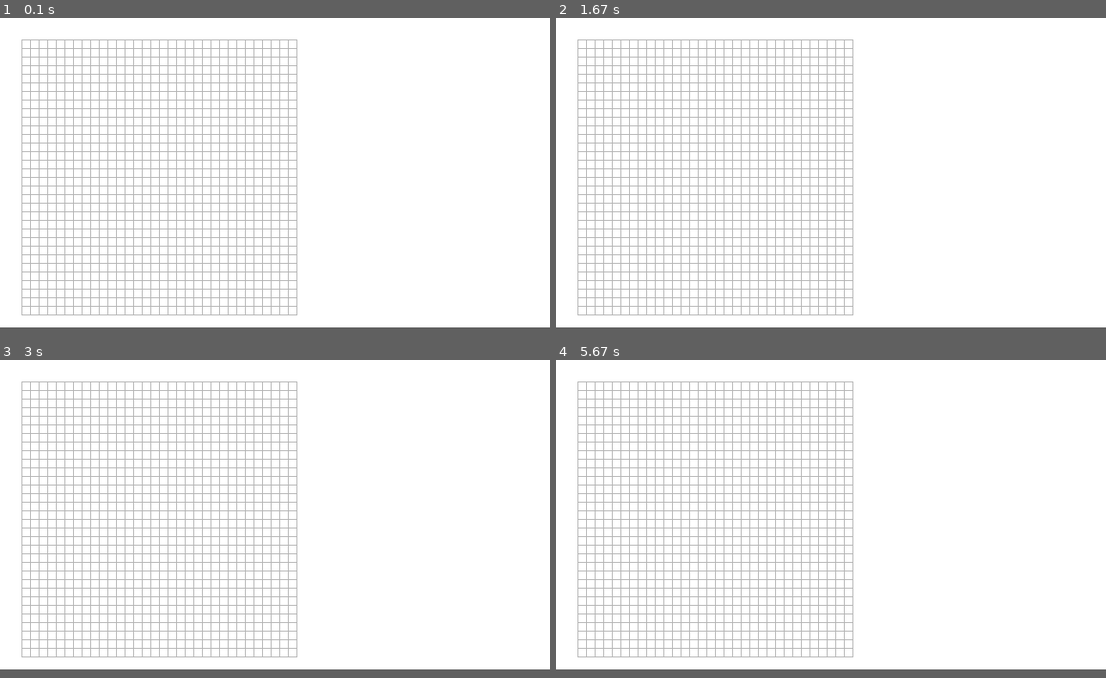
Above: before the commit, frames 1-4 (two rows, left to right).
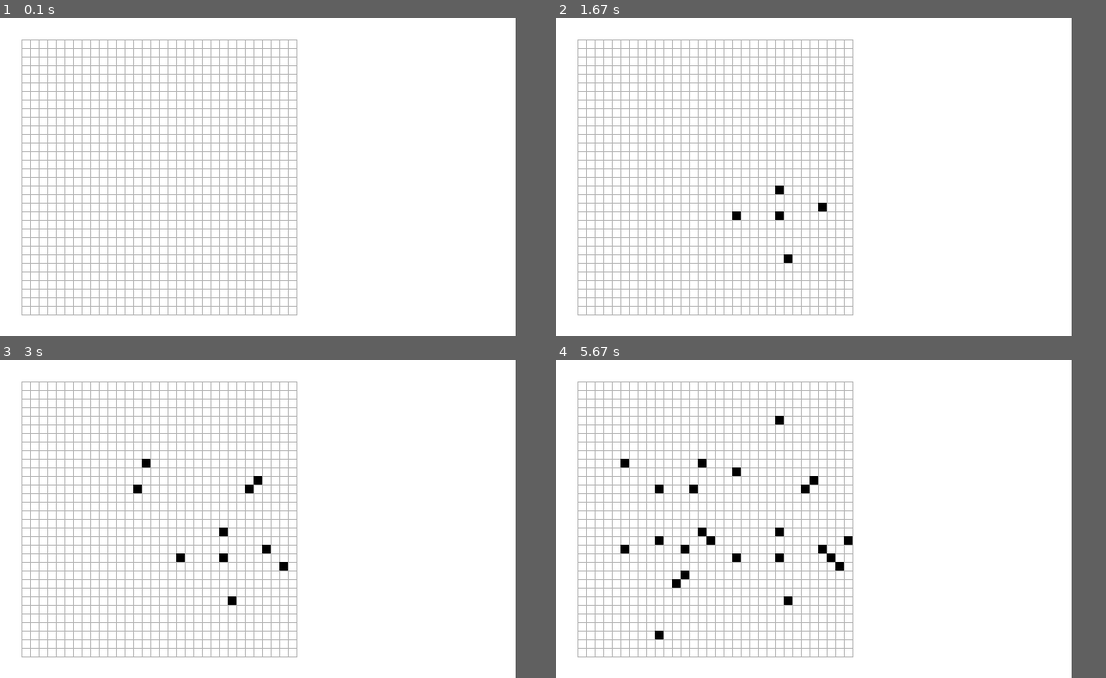
Above: after the commit, the same moments.

Repository: DomJob/Character-Recognition
Game: pygame game, started from Outils/__main__.py
Same seed, same stepped clock (60 frames per second), same inputs: the game is played once before the commit and once after it.
Inputs (mouse positions are in pixels of both pictures, inside the frame that each line leads up to):
- Up to frame 1 (0.1 s): no input
- Up to frame 2 (1.67 s): press the mouse at (688, 180) at 0.37 s; move the mouse to (776, 211) at 0.47 s; release the mouse at (864, 246) at 0.6 s; press the mouse at (688, 180) at 0.7 s; move the mouse to (781, 192) at 0.8 s; release the mouse at (875, 205) at 0.93 s; press the mouse at (688, 180) at 1.03 s; move the mouse to (737, 218) at 1.13 s; release the mouse at (787, 259) at 1.27 s; press the mouse at (688, 180) at 1.37 s; move the mouse to (820, 202) at 1.47 s; release the mouse at (946, 227) at 1.6 s
- Up to frame 3 (3 s): press the mouse at (132, 522) at 1.7 s; move the mouse to (286, 563) at 1.8 s; release the mouse at (434, 601) at 1.93 s; press the mouse at (132, 522) at 2.03 s; move the mouse to (247, 493) at 2.13 s; release the mouse at (368, 461) at 2.27 s; press the mouse at (132, 522) at 2.37 s; move the mouse to (253, 480) at 2.47 s; release the mouse at (374, 439) at 2.6 s; press the mouse at (132, 522) at 2.7 s; move the mouse to (137, 493) at 2.8 s; release the mouse at (143, 461) at 2.93 s
- Up to frame 4 (5.67 s): press the mouse at (688, 522) at 3.03 s; move the mouse to (671, 579) at 3.13 s; release the mouse at (655, 636) at 3.27 s; press the mouse at (688, 522) at 3.37 s; move the mouse to (699, 531) at 3.47 s; release the mouse at (710, 544) at 3.6 s; press the mouse at (688, 522) at 3.7 s; move the mouse to (831, 557) at 3.8 s; release the mouse at (974, 595) at 3.93 s; press the mouse at (688, 522) at 4.03 s; move the mouse to (737, 471) at 4.13 s; release the mouse at (781, 423) at 4.27 s; press the mouse at (688, 522) at 4.37 s; move the mouse to (688, 547) at 4.47 s; release the mouse at (688, 569) at 4.6 s; press the mouse at (688, 522) at 4.7 s; move the mouse to (655, 493) at 4.8 s; release the mouse at (622, 461) at 4.93 s; press the mouse at (688, 522) at 5.03 s; move the mouse to (847, 538) at 5.13 s; release the mouse at (1001, 557) at 5.27 s; press the mouse at (688, 522) at 5.37 s; move the mouse to (655, 534) at 5.47 s; release the mouse at (627, 550) at 5.6 s
The window is 640x360 before the commit and 600x370 after it. Grey fills any space a smaller window leaves; there, only what the larger window draws over its background counts as a difference.

The runs differ from the first frame. In frame 1, only the window size differs. In frame 2, 0.2% of the frame differs, in the area x 32-50%, y 52-78%; in frame 3, 0.4%; in frame 4, 1.0%, in the area x 11-54%, y 17-88%.

Commit message:
Implémentation du click and drag qui dessine

Diff:
--- a/Outils/interface/grid.py
+++ b/Outils/interface/grid.py
@@ -24,6 +24,23 @@
                 row.append(0)
 
             self.grid.append(row)
+
+    def getState(self):
+        pass
+
+    def mouseDragged(self, x, y):
+        if x<self.position[0] or x>=self.position[0]+self.PIXEL_SIZE*self.WIDTH:
+            return
+        if y<self.position[1] or y>=self.position[1]+self.PIXEL_SIZE*self.HEIGHT:
+            return
+
+        x -= self.position[0]
+        y -= self.position[1]
+
+        gridX = x // self.PIXEL_SIZE
+        gridY = y // self.PIXEL_SIZE
+
+        self.fillPixel(gridX, gridY)
 
     def fillPixel(self, x, y):
         self.grid[y][x] = 1
--- a/Outils/interface/surface.py
+++ b/Outils/interface/surface.py
@@ -4,31 +4,39 @@
 
 class Surface:
     GRID_MARGIN = 25
-    SCREEN_SIZE = (640, 360)
+    SCREEN_SIZE = (600, 370)
     WINDOW_TITLE = "Détecteur de caractère - LesDominics"
 
     def __init__(self):
-        #icon = pygame.Surface((1, 1))
-        #icon.set_alpha(0)
-        #pygame.display.set_icon(icon)
+        self.mouseDown = False
+
+        # Icon
+        icon = pygame.Surface((1, 1))
+        icon.set_alpha(0)
+        pygame.display.set_icon(icon)
 
         pygame.display.set_caption(self.WINDOW_TITLE)
         self.surface = pygame.display.set_mode(self.SCREEN_SIZE)
 
         self.grid = Grid((self.GRID_MARGIN, self.GRID_MARGIN), self.surface)
 
+
     def getInput(self):
         for event in pygame.event.get():
             if event.type == QUIT:
                 sys.exit()
-            """if event.type == pygame.MOUSEBUTTONDOWN:
-                mouseDown = True
-                mouseDragged()
+            if event.type == pygame.MOUSEBUTTONDOWN:
+                self.mouseDown = True
+                #self.mouseDragged()
             if event.type == pygame.MOUSEBUTTONUP:
-                mouseDown = False
-            if event.type == pygame.MOUSEMOTION and mouseDown:
-                mouseDragged()
-            """
+                self.mouseDown = False
+            if event.type == pygame.MOUSEMOTION and self.mouseDown:
+                self.mouseDragged()
+
+    def mouseDragged(self):
+        x, y = pygame.mouse.get_pos()
+
+        self.grid.mouseDragged(x, y)
 
     def display(self):
         while True:
